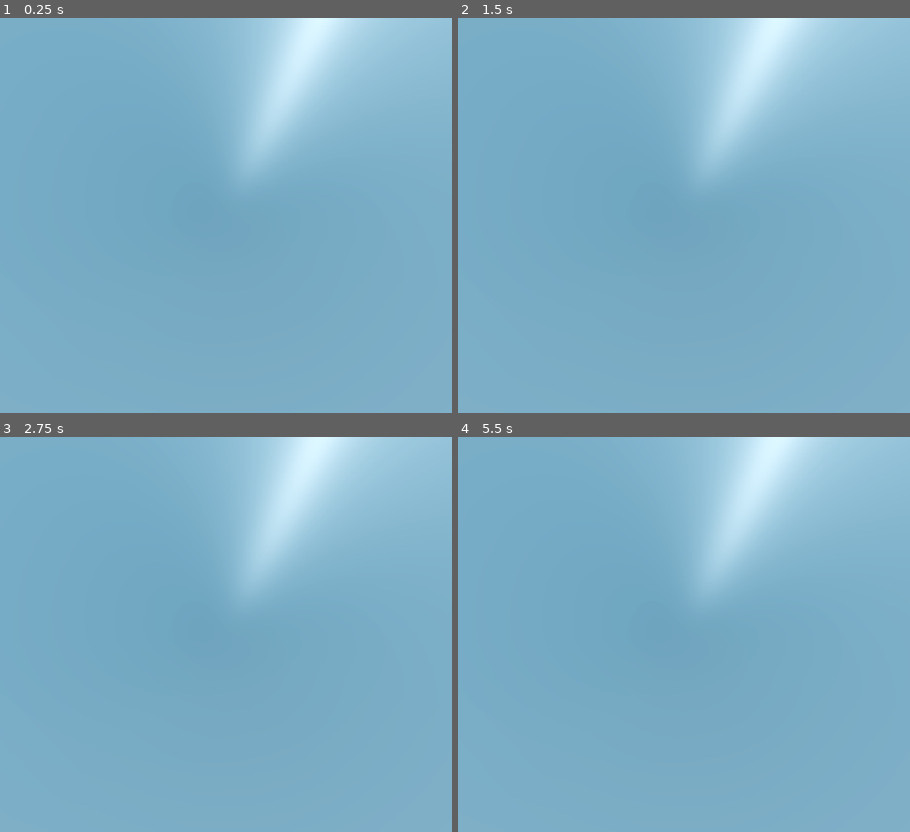
Above: before the commit, frames 1-4 (two rows, left to right).
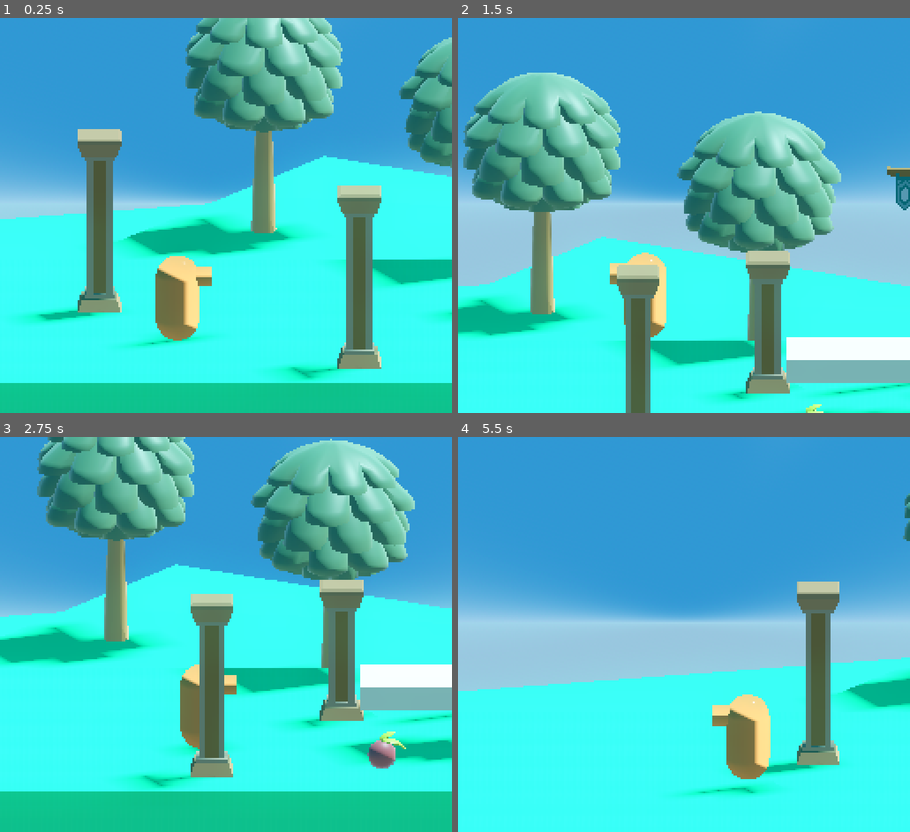
Above: after the commit, the same moments.

Repository: Studio-DIGS/project-monkey-bite
Game: Godot game, scene res://scenes/world.tscn
Same seed, same stepped clock (60 frames per second), same inputs: the game is played once before the commit and once after it. The project has no main scene, so this scene is started directly.
Inputs:
- Up to frame 1 (0.25 s): no input
- Up to frame 2 (1.5 s): hold D (right) 0.53-1.28 s; tap Space (jump) at 0.77 s; hold A (left) from 1.28 s (still down)
- Up to frame 3 (2.75 s): tap Space (jump) at 1.52 s; release A (left) at 2.03 s; hold D (right) from 2.03 s (still down)
- Up to frame 4 (5.5 s): tap Space (jump) at 3.02, 3.77, 4.52 s; release D (right) at 3.53 s; hold A (left) from 3.53 s (still down)

The runs differ from the first frame. In frame 1, 100% of the frame differs, in the area x 0-100%, y 0-100%; in frame 2, 98%; in frame 3, 98%; in frame 4, 100%.

Commit message:
added assets to scene

Diff:
--- a/scenes/world.tscn
+++ b/scenes/world.tscn
@@ -12,6 +12,8 @@
 [ext_resource type="ArrayMesh" uid="uid://clsnvfujirrx" path="res://assets/temple/Pillar_Large_Top.obj" id="8_innno"]
 [ext_resource type="PackedScene" uid="uid://brwbynmm26exm" path="res://assets/models/Tree.gltf" id="11_arguq"]
 [ext_resource type="PackedScene" uid="uid://dnxlvi0kucdpk" path="res://assets/models/Fruit.gltf" id="12_foolb"]
+[ext_resource type="ArrayMesh" uid="uid://dn3538nup1hmt" path="res://assets/temple/Wall_Ruined_Full_Cracked_1.obj" id="13_daoyd"]
+[ext_resource type="ArrayMesh" uid="uid://ie1glsealiff" path="res://assets/temple/Wall_Ruined_Half_1.obj" id="14_qjvny"]
 
 [sub_resource type="StandardMaterial3D" id="StandardMaterial3D_t8li3"]
 albedo_texture = ExtResource("1_wqphu")
@@ -65,12 +67,12 @@
 size = Vector3(500, 1, 6)
 
 [node name="CSGBox3D2" type="CSGBox3D" parent="Environment"]
-transform = Transform3D(-8.87803e-08, 0, -5.4322, 0, 0.55144, 0, 2.03106, 0, -2.37449e-07, 9.14371, 1.42254, 0.0168887)
+transform = Transform3D(-8.87803e-08, 0, -5.4322, 0, 0.55144, 0, 2.03106, 0, -2.37449e-07, 7.5663, 1.42254, 0.0168886)
 material_override = ExtResource("2_c6w0a")
 use_collision = true
 
 [node name="CSGBox3D3" type="CSGBox3D" parent="Environment"]
-transform = Transform3D(-8.87803e-08, 0, -5.4322, 0, 0.55144, 0, 2.03106, 0, -2.37449e-07, 17.2789, 3.33729, 0.0168887)
+transform = Transform3D(-8.87803e-08, 0, -5.4322, 0, 0.55144, 0, 2.03106, 0, -2.37449e-07, 14.0665, 2.67899, 0.0168886)
 material_override = ExtResource("2_c6w0a")
 use_collision = true
 
@@ -160,6 +162,25 @@
 transform = Transform3D(1, 0, 0, 0, 1, 0, 0, 0, 1, -0.0900822, 2, -1.30382)
 mesh = ExtResource("8_innno")
 skeleton = NodePath("../../..")
+
+[node name="Tree" parent="Environment" instance=ExtResource("11_arguq")]
+transform = Transform3D(0.660978, 0, 0, 0, 0.660978, 0, 0, 0, 0.660978, -0.798291, -0.353334, -10.9985)
+
+[node name="Tree2" parent="Environment" instance=ExtResource("11_arguq")]
+transform = Transform3D(0.632137, 0, 0.193119, 0, 0.660978, 0, -0.193119, 0, 0.632137, 4.21638, -0.353334, -7.41737)
+
+[node name="Fruit" parent="Environment" instance=ExtResource("12_foolb")]
+transform = Transform3D(1, 0, 0, 0, 1, 0, 0, 0, 1, 5.33644, 0.251553, 1.56773)
+
+[node name="WallRuinedFullCracked1" type="MeshInstance3D" parent="Environment"]
+transform = Transform3D(4, 0, 0, 0, 4, 0, 0, 0, 4, 11.4502, -0.0405574, -4.88361)
+mesh = ExtResource("13_daoyd")
+skeleton = NodePath("../..")
+
+[node name="WallRuinedHalf1" type="MeshInstance3D" parent="Environment"]
+transform = Transform3D(5, 0, 0, 0, 5, 0, 0, 0, 5, 15.9399, -0.040558, -5.49193)
+mesh = ExtResource("14_qjvny")
+skeleton = NodePath("../..")
 
 [node name="DirectionalLight3D" type="DirectionalLight3D" parent="."]
 transform = Transform3D(-0.422618, -0.800222, 0.425486, 0, 0.469472, 0.882947, -0.906307, 0.37315, -0.198407, 0, 0, 0)
@@ -184,20 +205,13 @@
 camera_arm = 37.165
 
 [node name="LookAheadCam" parent="FollowCam" index="0"]
-size = 10.757
+fov = 12.9
+size = 9.117
 far = 500.0
+post_processing = false
 camera_speed = 1.5
 look_ahead_distance = 2.5
 
-[node name="Tree" parent="." instance=ExtResource("11_arguq")]
-transform = Transform3D(0.660978, 0, 0, 0, 0.660978, 0, 0, 0, 0.660978, -0.798291, -0.353334, -10.9985)
-
-[node name="Tree2" parent="." instance=ExtResource("11_arguq")]
-transform = Transform3D(0.632137, 0, 0.193119, 0, 0.660978, 0, -0.193119, 0, 0.632137, 4.21638, -0.353334, -7.41737)
-
-[node name="Fruit" parent="." instance=ExtResource("12_foolb")]
-transform = Transform3D(1, 0, 0, 0, 1, 0, 0, 0, 1, 5.33644, 0.251553, 1.56773)
-
 [connection signal="turn_around" from="Player" to="FollowCam/LookAheadCam" method="_on_player_turn_around"]
 
 [editable path="FollowCam"]
Not shown: 1 places in scenes/world.tscn that only renumber resources
